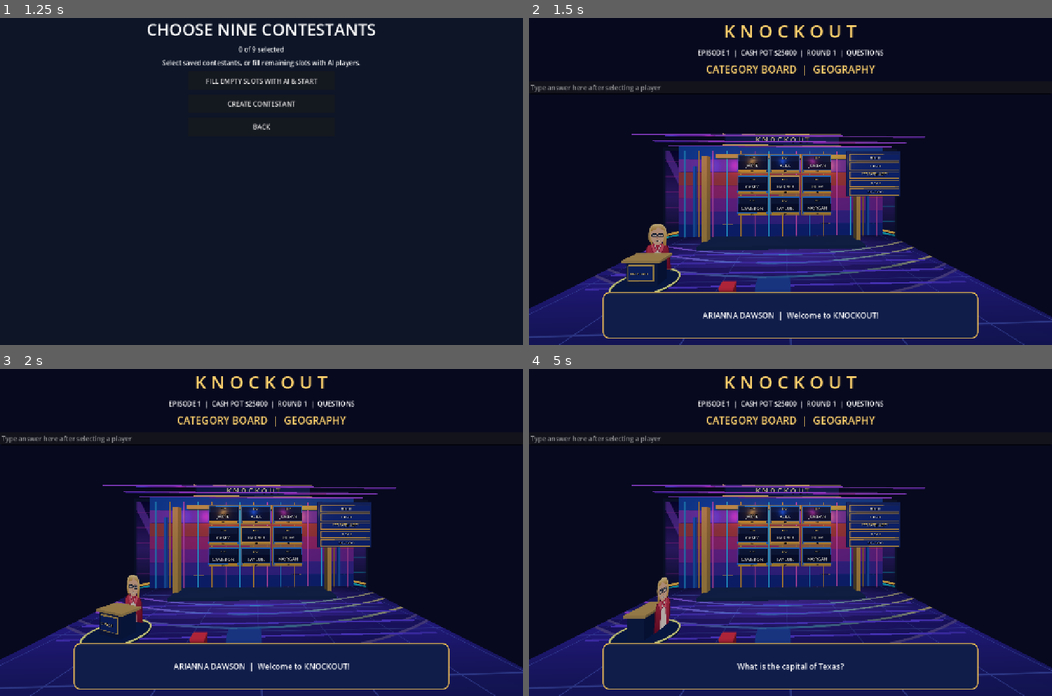
Above: before the commit, frames 1-4 (two rows, left to right).
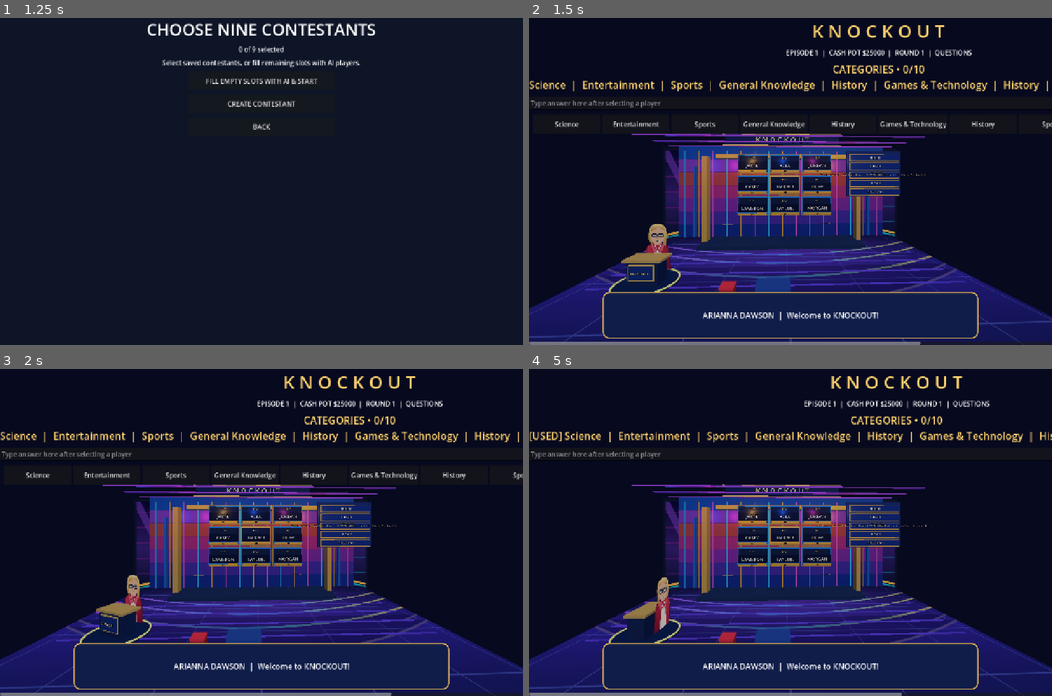
Above: after the commit, the same moments.

Repository: Becksploder2/Knockout
Game: Godot game, scene res://scenes/launcher.tscn
Two runs of this game, one before a commit and one after it. Both use one fixed random seed, a clock stepped at 60 frames per second and the inputs below.
Inputs (mouse positions are in pixels of both pictures, inside the frame that each line leads up to):
- Up to frame 1 (1.25 s): click "PLAY KNOCKOUT" at 0.5 s
- Up to frame 2 (1.5 s): click "FILL EMPTY SLOTS WITH AI & ST…" at 1.25 s
- Up to frame 3 (2 s): no input
- Up to frame 4 (5 s): click (565, 473) at 2 s, where only the run after the commit has a clickable "Science"; tap Enter at 3.5 s; tap Space at 4.25 s

Frame 1 is identical in both runs. In frame 2, 5.3% of the frame differs, in the area x 0-100%, y 2-100%; in frame 3, 5.3%; in frame 4, 5.1%.

Commit message:
Add selectable ten-question categories in round one and five in round two

Diff:
--- a/Main.gd
+++ b/Main.gd
@@ -121,6 +121,8 @@
 var human_names: Array = []
 var host_banner: Label
 var round_questions: int = 0
+var category_slots: Array = []
+var active_category: Array = []
 var terminator_running: bool = false
 var spotlight_index: int = -1
 var spotlight_index_b: int = -1
@@ -303,7 +305,7 @@
 			return
 		if int(ceil(escape_time)) != previous_second:
 			render()
-	if phase == "questions" and round_number <= 2 and round_questions >= 3 and terminators_this_round < 3:
+	if phase == "questions" and round_number <= 2 and round_questions >= (10 if round_number == 1 else 5) and terminators_this_round < 3:
 		_begin_host_terminator()
 		return
 	if phase == "questions" and round_number <= 2 and terminators_this_round == 3:
@@ -399,10 +401,36 @@
 	b.pressed.connect(method)
 	actions.add_child(b)
 
+func _fill_category_slots() -> void:
+	category_slots.clear()
+	var available: Array = []
+	for q in questions:
+		if not used_question_ids.has(str(q[1])):
+			available.append(q)
+	available.shuffle()
+	for q in available:
+		if category_slots.size() >= (10 if round_number == 1 else 5):
+			break
+		category_slots.append({"name": str(q[0]), "question": q, "played": false})
+
+func _select_category(index: int) -> void:
+	if phase != "questions" or not active_category.is_empty() or index < 0 or index >= category_slots.size():
+		return
+	if category_slots[index]["played"]:
+		return
+	active_category = category_slots[index]["question"]
+	category_slots[index]["played"] = true
+	render()
+
 func render() -> void:
 	if _current_question().is_empty() and phase != "finished":
 		phase = "question_bank_empty"
-	category_board.text = "CATEGORY BOARD  |  " + ("QUESTION BANK EXHAUSTED" if phase == "question_bank_empty" else str(_current_question()[0]).to_upper())
+	if category_slots.is_empty() and phase == "questions" and round_number <= 2:
+		_fill_category_slots()
+	var categories_display: Array[String] = []
+	for slot in category_slots:
+		categories_display.append(("[USED] " if slot["played"] else "") + str(slot["name"]))
+	category_board.text = "CATEGORIES • %d/%d\n%s" % [round_questions, 10 if round_number == 1 else 5, "  |  ".join(categories_display)]
 	if stage_category_board != null:
 		stage_category_board.text = category_board.text
 	info.text = "EPISODE %d  |  CASH POT $%d  |  ROUND %d  |  %s" % [episode, pot, round_number, phase.to_upper()]
@@ -444,12 +472,16 @@
 		actions.remove_child(n)
 		n.queue_free()
 	if phase == "questions":
+		if active_category.is_empty() and round_number <= 2:
+			for slot_index in range(category_slots.size()):
+				if not category_slots[slot_index]["played"]:
+					add_button(str(category_slots[slot_index]["name"]), _select_category.bind(slot_index))
 		for i in range(9):
-			if not players[i]["ai"] and players[i]["alive"] and not players[i]["locked"] and i != freeze_target:
+			if (round_number > 2 or not active_category.is_empty()) and not players[i]["ai"] and players[i]["alive"] and not players[i]["locked"] and i != freeze_target:
 				add_button("BUZZ IN — %s" % str(players[i]["name"]), select_player.bind(i))
-		question.text = _current_question()[1]
+		question.text = str(active_category[1]) if not active_category.is_empty() else "ARIANNA: Choose a category from the board."
 		if round_number <= 2:
-			question.text = "ARIANNA: The Terminator activates automatically after three questions!" if round_questions >= 3 else question.text
+			question.text = "ARIANNA: All categories played! Terminator, activate!" if round_questions >= (10 if round_number == 1 else 5) else question.text
 		elif round_number == 3:
 			add_button("Begin Final Knockout", start_final)
 	elif phase == "answer":
@@ -497,10 +529,15 @@
 func submit_answer() -> void:
 	if phase != "bonus" and buzz < 0:
 		return
-	var correct: bool = answer_field.text.strip_edges().to_lower() == str(_current_question()[2]).to_lower()
+	var expected: String = str(active_category[2]) if phase == "answer" and not active_category.is_empty() else str(_current_question()[2])
+	var correct: bool = answer_field.text.strip_edges().to_lower() == expected.to_lower()
 	answer_field.clear()
-	_mark_question_used()
-	question_index += 1
+	if phase == "answer" and not active_category.is_empty():
+		used_question_ids[str(active_category[1])] = true
+		active_category.clear()
+	else:
+		_mark_question_used()
+		question_index += 1
 	if phase == "answer":
 		if correct:
 			players[buzz]["bank"] += 1000
@@ -528,8 +565,7 @@
 		players[loser]["alive"] = false
 		pair.clear()
 		phase = "questions"
-		if terminators_this_round < 3:
-			round_questions = 0
+
 	elif phase == "bonus":
 		if correct:
 			bonus += 1
@@ -547,6 +583,8 @@
 	round_number += 1
 	terminators_this_round = 0
 	round_questions = 0
+	category_slots.clear()
+	active_category.clear()
 	freeze_target = -1
 	for p in players:
 		if p["alive"]:
